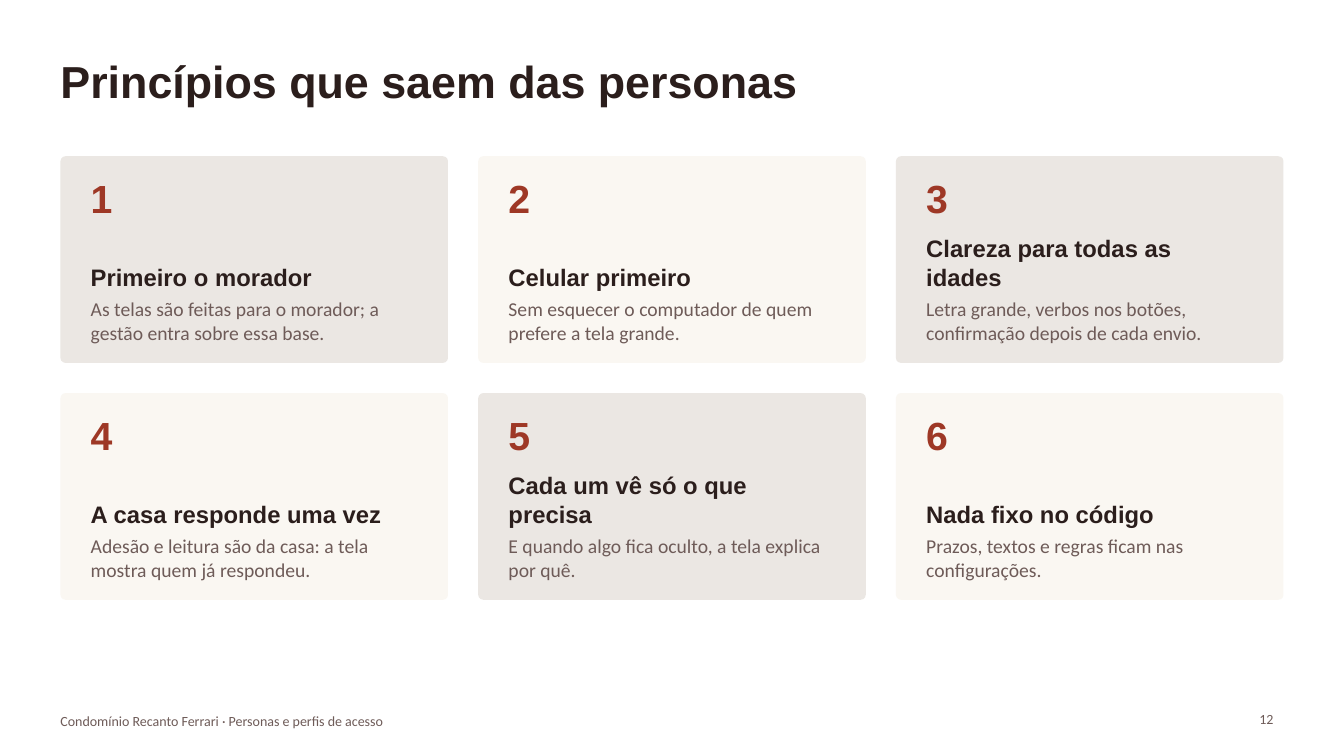
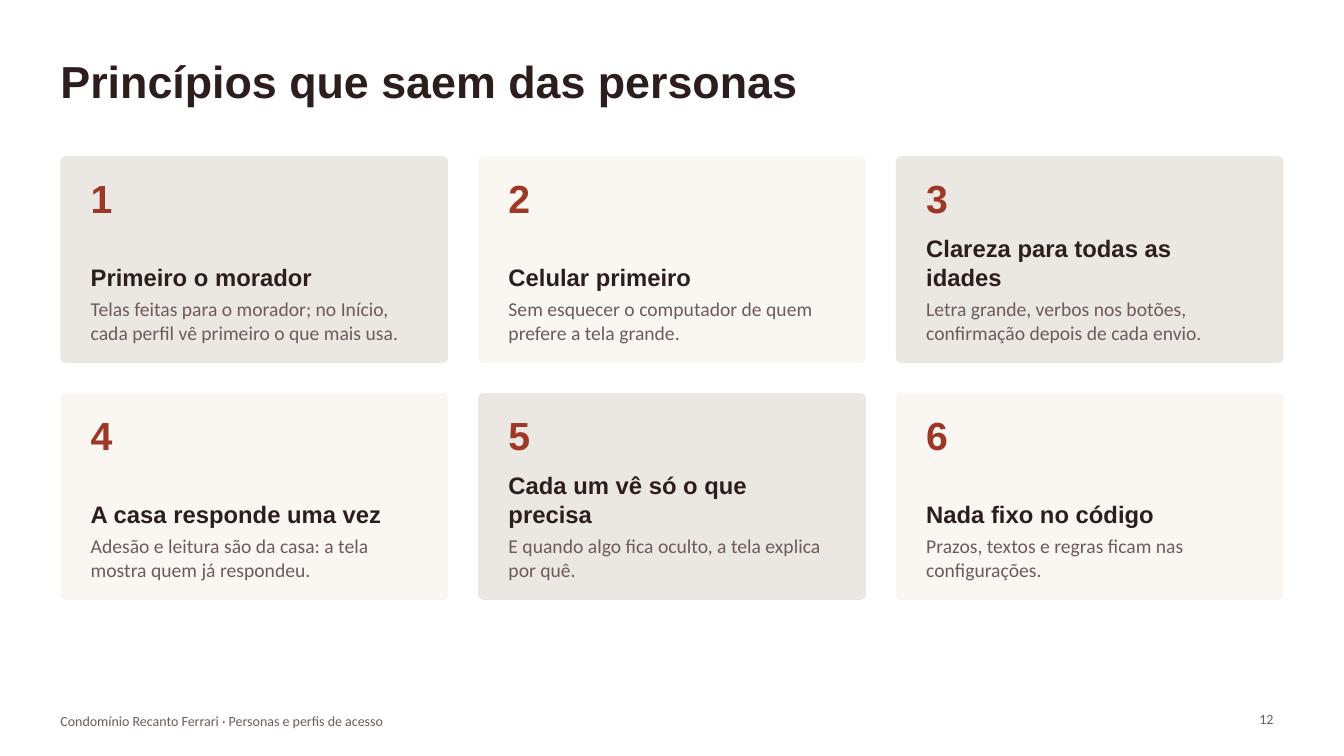
Before and after one commit to paulamuhlbach/recantoferrari, a slide deck: slide 12 of apresentacoes/Personas-e-perfis-de-acesso.pptx. Drawn at 1344x756 pixels with LibreOffice and Linux fonts; fonts in the diff are those of the drawing. Boxes give left, top, right and bottom in pixels: in the first picture for what was removed or moved away, otherwise in the second. Text is boxed around its words. In the diff, an @@ line names an element or a change of style, - is before the commit and + after.

```diff
--- a/apresentacoes/Personas-e-perfis-de-acesso.pptx
+++ b/apresentacoes/Personas-e-perfis-de-acesso.pptx
@@ text at [91, 302, 398, 343]: text changed @@
-As telas são feitas para o morador; a gestão entra sobre essa base.
+Telas feitas para o morador; no Início, cada perfil vê primeiro o que mais usa.
```
Also in this commit, not shown: 6 other slides changed, 11 other files.
